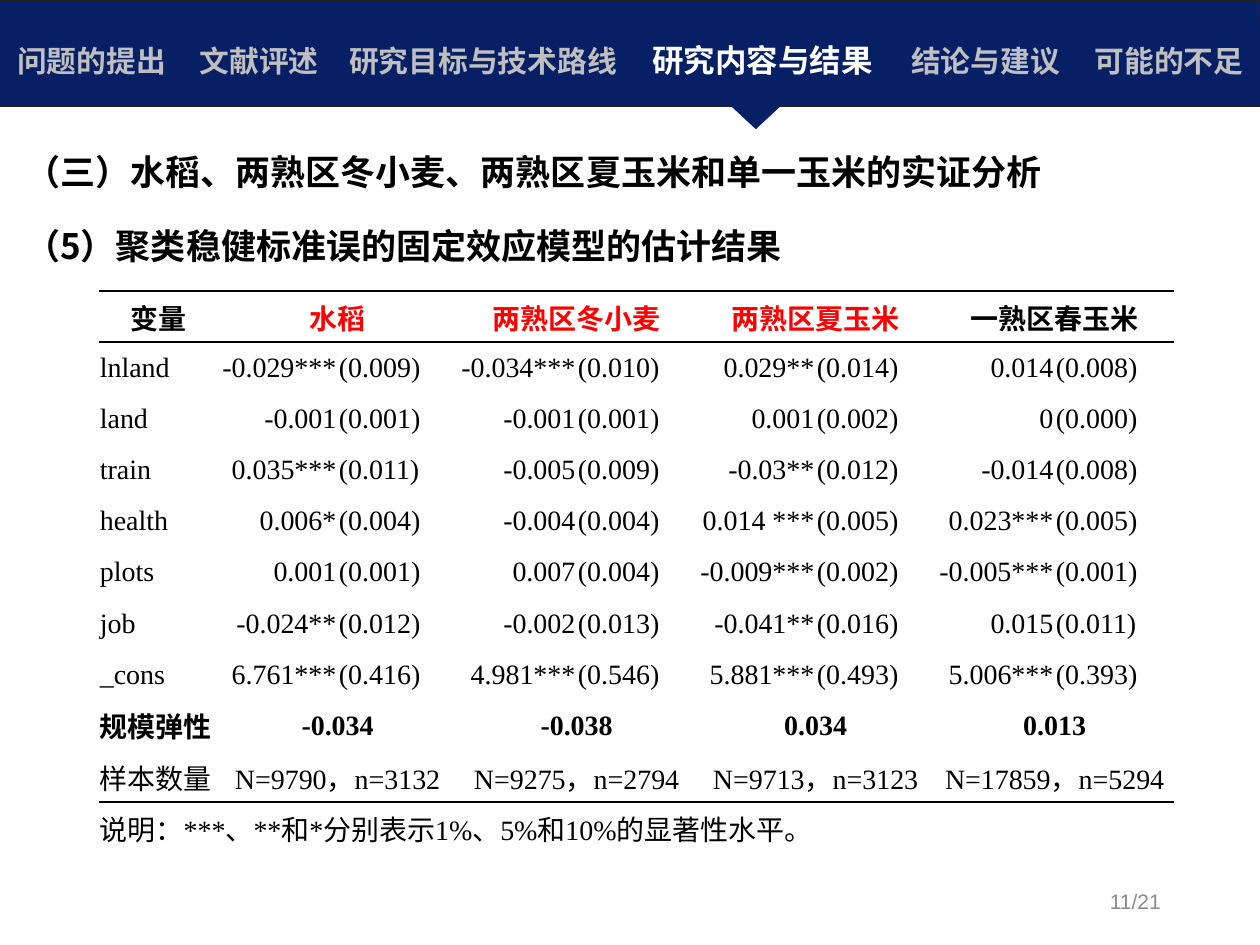
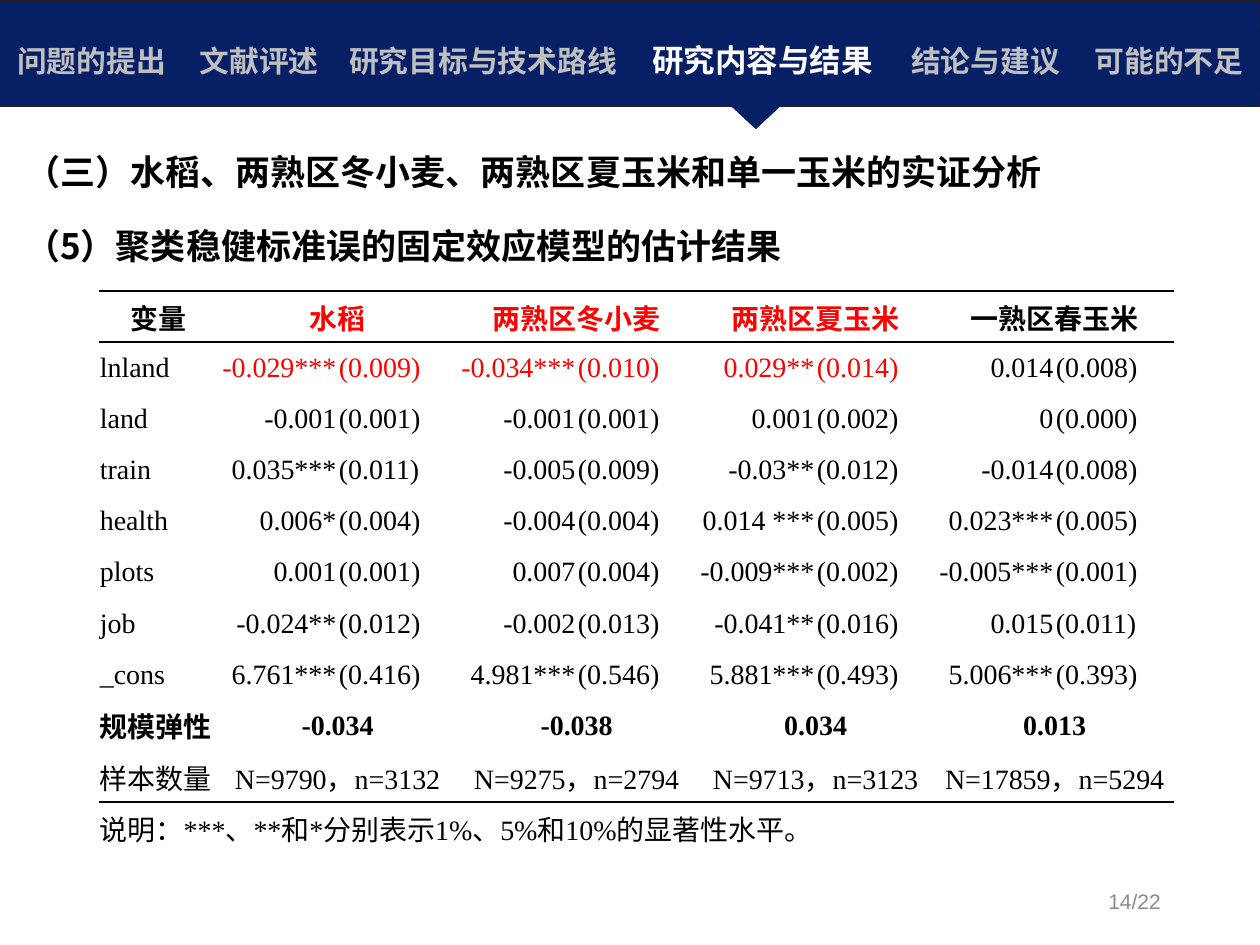
Before and after one commit to Iris0428/IR.Paper, a slide deck: slide 23 of 论文写作/毕业论文修改/S5+10+我国粮食生产率与农地经营规模关系的实证研究.pptx. Drawn at 1260x945 pixels with LibreOffice and Linux fonts; fonts in the diff are those of the drawing; background and template pictures are left out. Boxes give left, top, right and bottom in pixels: in the first picture for what was removed or moved away, otherwise in the second. Text is boxed around its words. In the diff, an @@ line names an element or a change of style, - is before the commit and + after.

```diff
--- a/论文写作/毕业论文修改/S5+10+我国粮食生产率与农地经营规模关系的实证研究.pptx
+++ b/论文写作/毕业论文修改/S5+10+我国粮食生产率与农地经营规模关系的实证研究.pptx
@@ table at bbox=[98, 291, 1176, 853] @@
@@ text colour #000000 to #FF0000 in "-0.029***", "(0.009)", "-0.034***", "(0.010)" and 2 more places @@
@@ text at bbox=[1108, 894, 1160, 909]: text changed @@
-11/21
+14/22
```
Also in this commit, not shown: 21 other slides changed, 21 other files.
